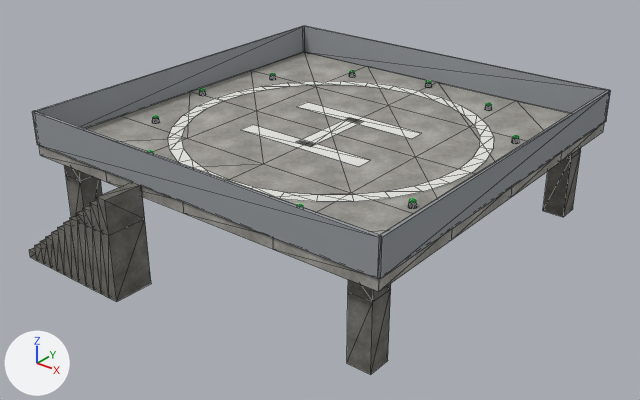
An edit to the glTF model openttd/media/baseset/decouple/objekty/letiste/let_heliport.glb, drawn before and after from the same camera.
The view is the same before and after, from a 50 mm lens placed at (22.59, -12.1, 12.72), pointed at (7.68, 6.54, 1.17). Lighting does not change. The marker at lower left points along +X, +Y and +Z. The older version comes first. Mesh edges are drawn as thin lines on the coarser meshes. Where no turn or scale is listed for an object, it has been applied to the vertices. Vertices at exactly the same position are counted once.

The older version as bpy lines, for what is in view:
```python
me_mesh_0 = bpy.data.meshes.new('Mesh_0')
me_mesh_0.from_pydata(...)  # 504 vertices, 806 faces; spans x 0.0..12.1, y -13.25..0.0, z 0.0..4.0
me_mesh_0.materials.append(mat_let_heliport_atlas)
# before: 194 (3.85, -7.63, 3.02) at pixel (240, 129), 195 (8.25, -7.63, 3.02) at pixel (358, 166), 196 (8.25, -7.08, 3.02) at pixel (370, 160), 197 (3.85, -7.08, 3.02) at pixel (252, 124), 198 (3.85, -5.02, 3.02) at pixel (296, 106)
# before: 199 (8.25, -5.02, 3.02) at pixel (411, 138), 200 (8.25, -4.47, 3.02) at pixel (421, 133), 201 (3.85, -4.47, 3.02) at pixel (307, 102), 202 (6.33, -7.35, 3.02) at pixel (310, 146), 203 (6.33, -4.75, 3.02) at pixel (363, 121)
# before: 204 (5.78, -4.75, 3.02) at pixel (349, 117), 205 (5.78, -7.35, 3.02) at pixel (295, 142)
ob_mesh_0 = bpy.data.objects.new('Mesh_0', me_mesh_0)
ob_mesh_0.location = (1.35, 13.45, 0.0)
```
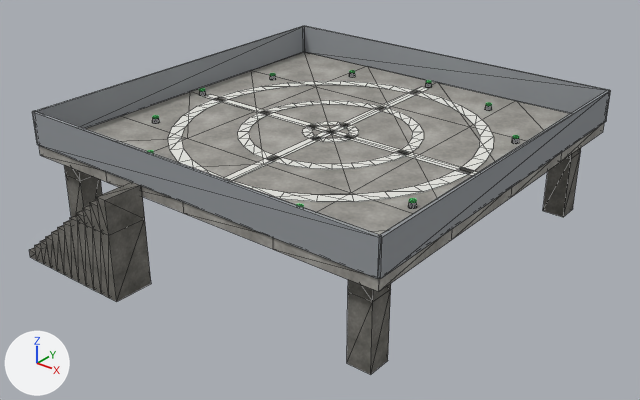
Where the change shows, as pixel boxes (x1, y1, x2, y2) in the pictures (640 x 400 px):
part 1 of me_mesh_0, added
    after: (238, 100, 424, 169)
part 2 of me_mesh_0, added
    after: (302, 121, 359, 142)
part 3 of me_mesh_0, deleted
    before: (241, 102, 422, 167)
part 4 of me_mesh_0, added
    after: (204, 95, 478, 175)
part 5 of me_mesh_0, added
    after: (223, 87, 429, 181)

Edits to the bpy script that builds the scene:
```text
Change me_mesh_0:
    used by ob_mesh_0; location = (1.35, 13.45, 0.0)
    verts and faces of me_mesh_0; kept vertices keep their numbers, new ones are numbered from 504
    remove me_mesh_0.from_pydata(...)  # 504 vertices, 806 faces; spans x 0.0..12.1, y -13.25..0.0, z 0.0..4.0
    add me_mesh_0.from_pydata(...)  # 588 vertices, 892 faces; spans x 0.0..12.1, y -13.25..0.0, z 0.0..4.0
    me_mesh_0 part 1: a new loose piece of 56 vertices spanning x 3.27..8.83, y -8.83..-3.27, z 3.02, in mat_let_heliport_atlas
    me_mesh_0 part 2: a new loose piece of 32 vertices spanning x 5.2..6.9, y -6.9..-5.2, z 3.02, in mat_let_heliport_atlas
    me_mesh_0 part 3
    add delete_vertices([*range(194, 206)])  # with the faces that use them
    me_mesh_0 part 4
    add verts[504] = (0.85, -6.2, 3.02)  # pixel (203, 96)
    add verts[505] = (11.25, -6.2, 3.02)
    add verts[506] = (11.25, -5.9, 3.02)
    add verts[507] = (0.85, -5.9, 3.02)  # pixel (210, 94)
    add faces += [(504, 505, 506), (504, 506, 507)]
    me_mesh_0 part 5
    add verts[508] = (6.2, -11.25, 3.02)
    add verts[509] = (6.2, -0.85, 3.02)  # pixel (428, 88)
    add verts[510] = (5.9, -0.85, 3.02)  # pixel (421, 86)
    add verts[511] = (5.9, -11.25, 3.02)
    add faces += [(508, 509, 510), (508, 510, 511)]
```
